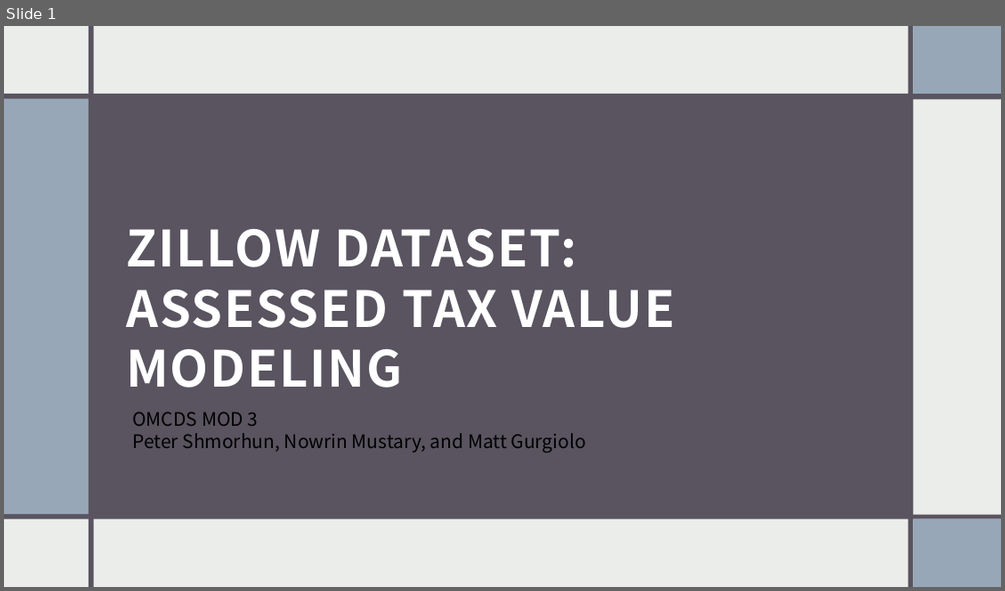
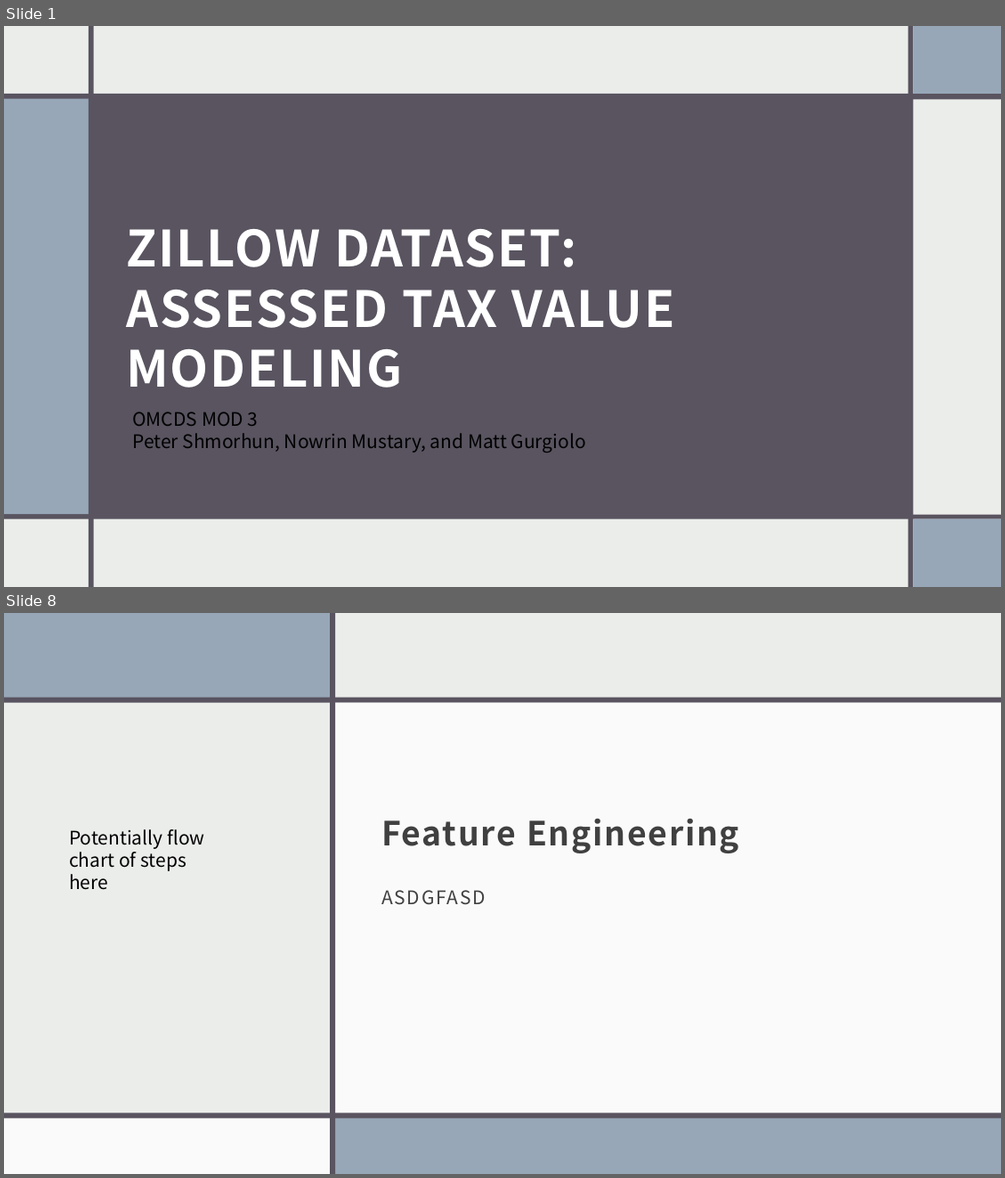
Before and after one commit to shmorhunmsds/ml_final_project, a slide deck: presentation.pptx. Shown one above the other, each under a label of ours: slide 1 before the commit, slides 1 and 8 after it; the slides between them are not shown. The pictures are 1005x591 and 1005x1178 pixels, drawn with LibreOffice and Linux fonts; fonts in the diff are those of the drawing. Boxes give left, top, right and bottom in pixels: in the first picture for what was removed or moved away, otherwise in the second. Text is boxed around its words. In the diff, an @@ line names an element or a change of style, - is before the commit and + after.

```diff
--- a/presentation.pptx
+++ b/presentation.pptx
@@ slide 8 added at box(4, 613, 1001, 1174), background #EBEDEB @@
@@ rectangle added at box(4, 613, 1001, 1174), fill #EBEDEB @@
@@ rectangle added at box(4, 613, 332, 699), fill #97A7B8 @@
@@ rectangle added at box(330, 613, 335, 1174), fill #595460 @@
@@ rectangle added at box(384, 613, 389, 1174), fill #595460 @@
@@ rectangle added at box(390, 613, 1001, 1174), fill #FFFFFF at 75% opacity @@
@@ rectangle added at box(4, 698, 1001, 703), fill #595460 @@
@@ rectangle added at box(330, 703, 1001, 1113), fill #FFFFFF at 75% opacity @@
@@ title added at box(381, 818, 739, 853), 32 pt, text #404040, bold @@
+Feature Engineering
@@ text added at box(69, 829, 204, 890), 18 pt, text #000000 @@
+Potentially flow chart of steps here
@@ text added at box(381, 890, 485, 905), 18 pt, text #404040 @@
+ASDGFASD
@@ rectangle added at box(4, 1117, 330, 1174), fill #FFFFFF at 75% opacity @@
@@ rectangle added at box(4, 1112, 1001, 1118), fill #595460 @@
@@ rectangle added at box(334, 1116, 1001, 1174), fill #97A7B8 @@
```
Also in this commit, not shown: 4 slides changed, 6 other slides added, 8 slides removed.
